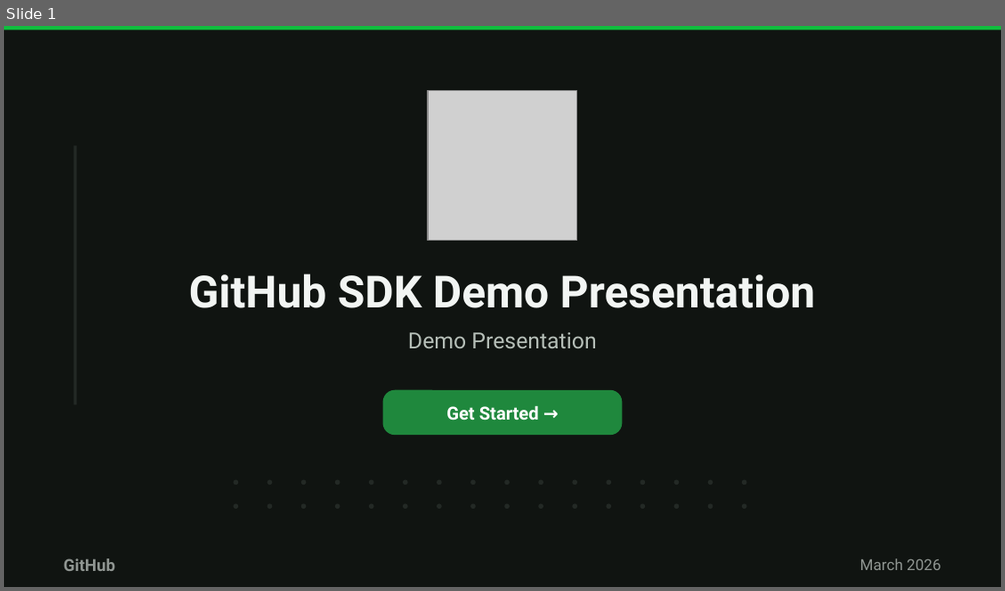
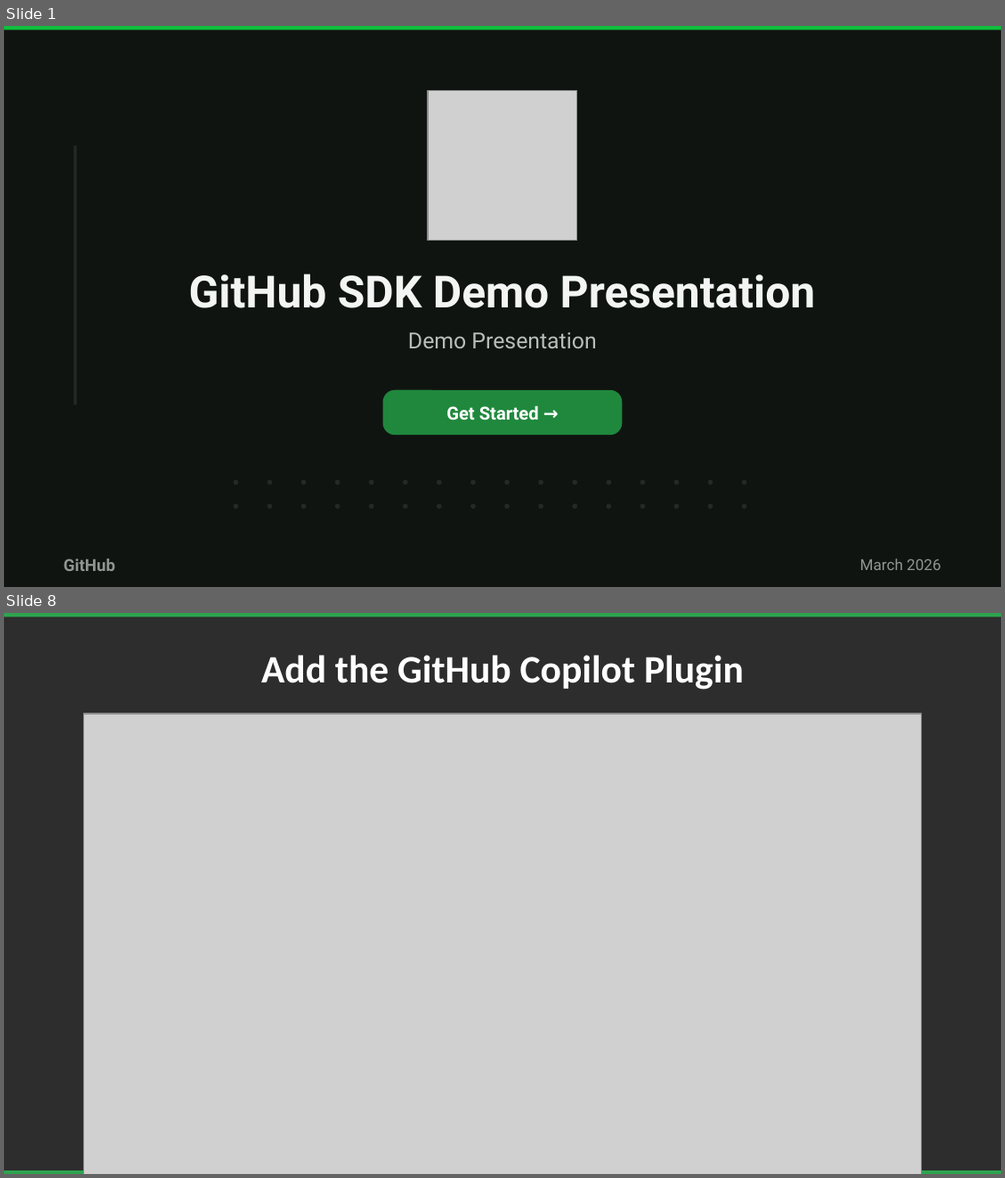
Before and after one commit to benksmillie/GitHub-SDK-Powerpoint-Demo, a slide deck: files/demo-presentation.pptx. Shown one above the other, each under a label of ours: slide 1 before the commit, slides 1 and 8 after it; the slides between them are not shown. The pictures are 1005x591 and 1005x1178 pixels, drawn with LibreOffice and Linux fonts; fonts in the diff are those of the drawing; grey boxes stand for pictures. Boxes give left, top, right and bottom in pixels: in the first picture for what was removed or moved away, otherwise in the second. Text is boxed around its words. In the diff, an @@ line names an element or a change of style, - is before the commit and + after.

```diff
--- a/files/demo-presentation.pptx
+++ b/files/demo-presentation.pptx
@@ slide 8 added at bbox=[4, 613, 1001, 1174], background #FFFFFF @@
@@ rectangle added at bbox=[4, 613, 1001, 1174], fill #2D2D2D @@
@@ rectangle added at bbox=[4, 613, 1001, 617], fill #2EA44F @@
@@ text added at bbox=[261, 655, 744, 690], 28 pt, text #FFFFFF, bold @@
+Add the GitHub Copilot Plugin
@@ rectangle added at bbox=[84, 713, 921, 1131], fill #3D3D3D @@
@@ picture added at bbox=[84, 714, 921, 1174] @@
@@ rectangle added at bbox=[4, 1170, 1001, 1174], fill #2EA44F @@
```
Also in this commit, not shown: 6 other slides added.
